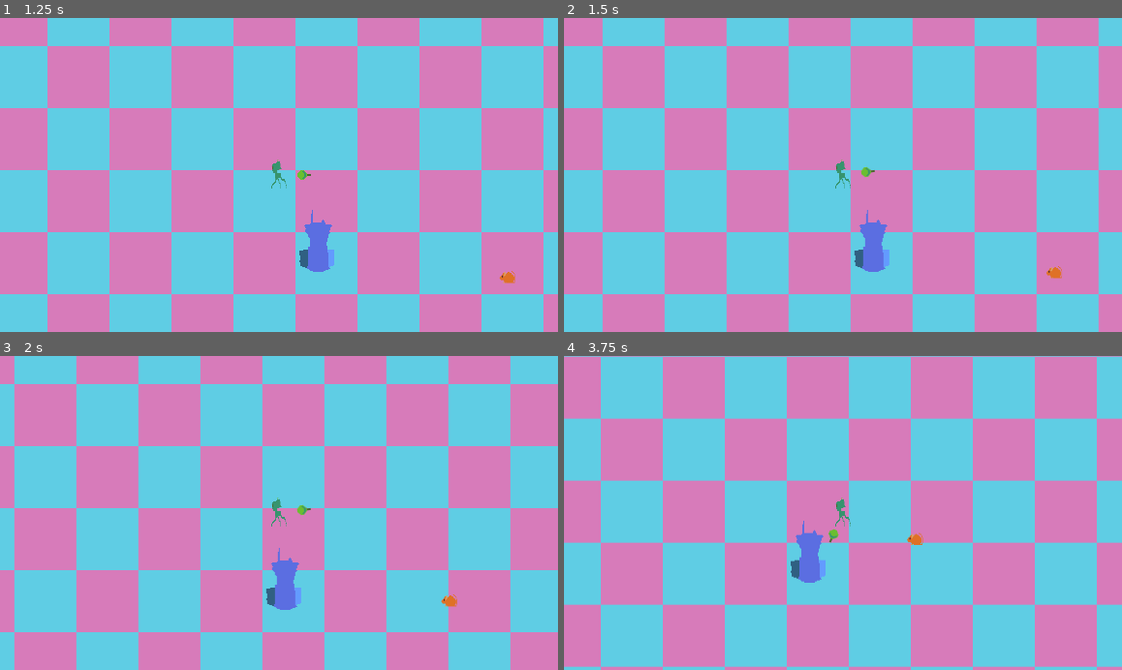
Above: before the commit, frames 1-4 (two rows, left to right).
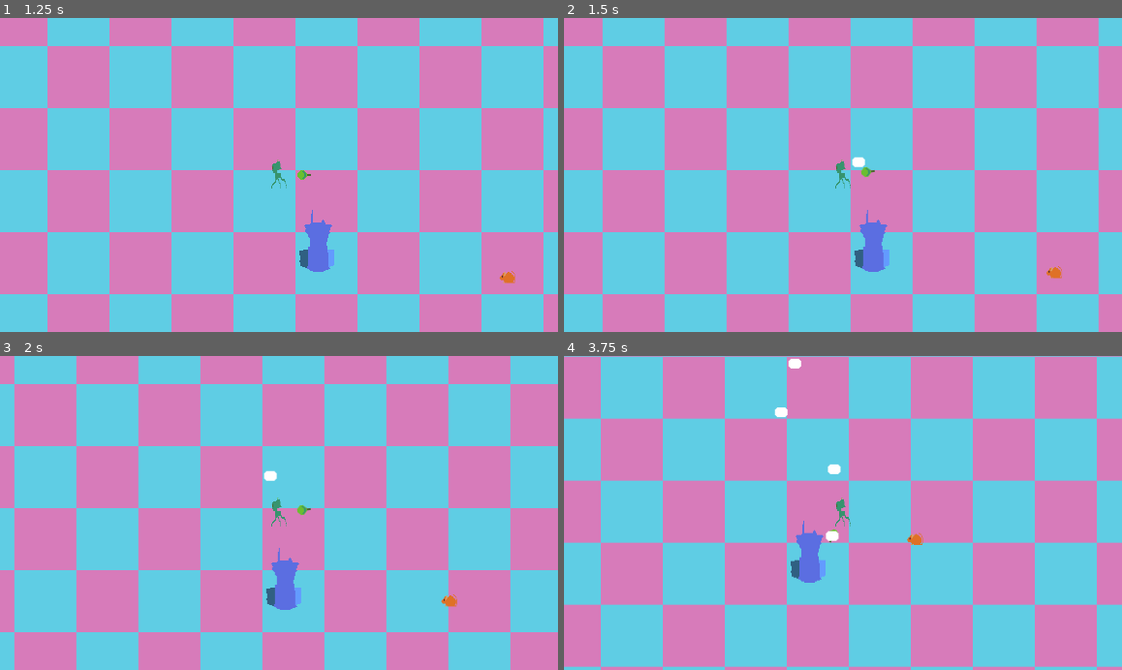
Above: after the commit, the same moments.

Repository: TeroOinonen/Robotic-Survivors
Game: Godot game, scene res://Scenes/UI/main_menu_ui.tscn
The game is run twice, just before and just after one commit, with the same random seed, the same clock (stepped at 60 frames per second) and the same inputs.
Inputs (mouse positions are in pixels of both pictures, inside the frame that each line leads up to):
- Up to frame 1 (1.25 s): click "Start Game" at 0.5 s
- Up to frame 2 (1.5 s): tap Enter at 1.25 s; move the mouse to (965, 159) at 1.27 s; press the mouse at (965, 159) at 1.28 s; hold D (right) from 1.28 s (still down)
- Up to frame 3 (2 s): keep holding D (right)
- Up to frame 4 (3.75 s): move the mouse to (731, 528) at 2.02 s; release D (right) at 2.03 s; release the mouse at (731, 528) at 2.03 s; hold S (down) 2.03-2.78 s; click (731, 528) at 2.1 s; move the mouse to (898, 443) at 2.77 s; hold D (right) 2.78-3.53 s; hold E (interact) 2.78-3.53 s; click (898, 443) at 3.05 s; move the mouse to (815, 575) at 3.52 s; hold W (up) from 3.53 s (still down); click (815, 575) at 3.6 s

Frame 1 is identical in both runs. In frame 2, less than 0.1% of the frame differs, in the area x 51-54%, y 44-48%; in frame 3, less than 0.1%; in frame 4, 0.3%, in the area x 37-50%, y 0-59%.

Commit message:
Bullets spawn to gun position

Diff:
--- a/Scenes/Items/gun.tscn
+++ b/Scenes/Items/gun.tscn
@@ -20,3 +20,5 @@
 
 [node name="AnimatedSprite2D" type="AnimatedSprite2D" parent="."]
 sprite_frames = SubResource("SpriteFrames_qoqac")
+
+[node name="BulletContainer" type="Node" parent="."]
--- a/Scripts/gun.gd
+++ b/Scripts/gun.gd
@@ -8,6 +8,9 @@
 
 # Preload the bullet scene that gun will fire
 @onready var bullet = preload("res://Scenes/Items/bullet.tscn")
+
+@onready var bullet_container = $BulletContainer
+
 
 # Called when the node enters the scene tree for the first time.
 func _ready() -> void:
@@ -21,7 +24,7 @@
 func shoot():
 	print("bang")
 	var pew = bullet.instantiate()
-	add_child(pew)
-	pew.position = position
+	bullet_container.add_child(pew)
+	pew.global_position = global_position
 	pew.rotation = rotation
 	pew.top_level = true
